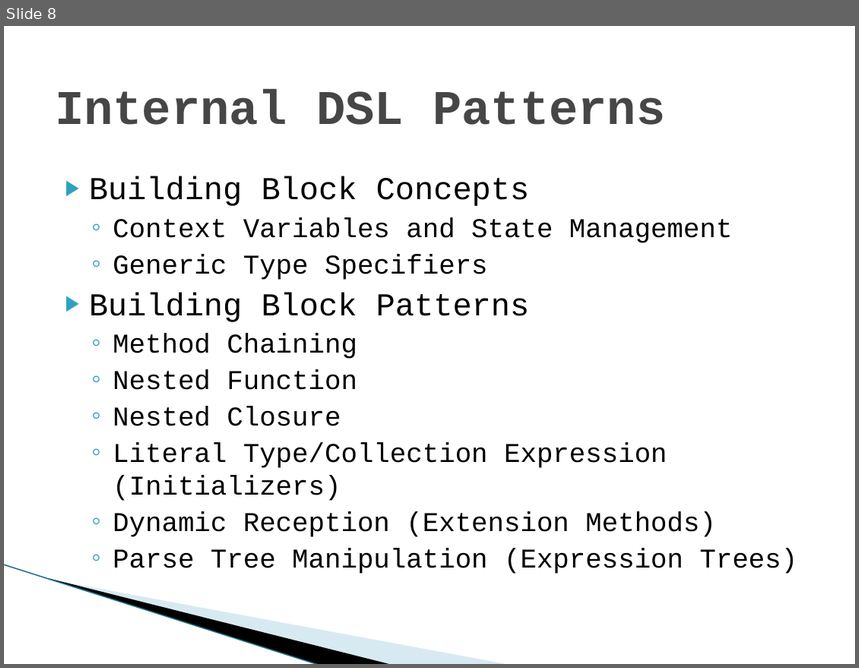
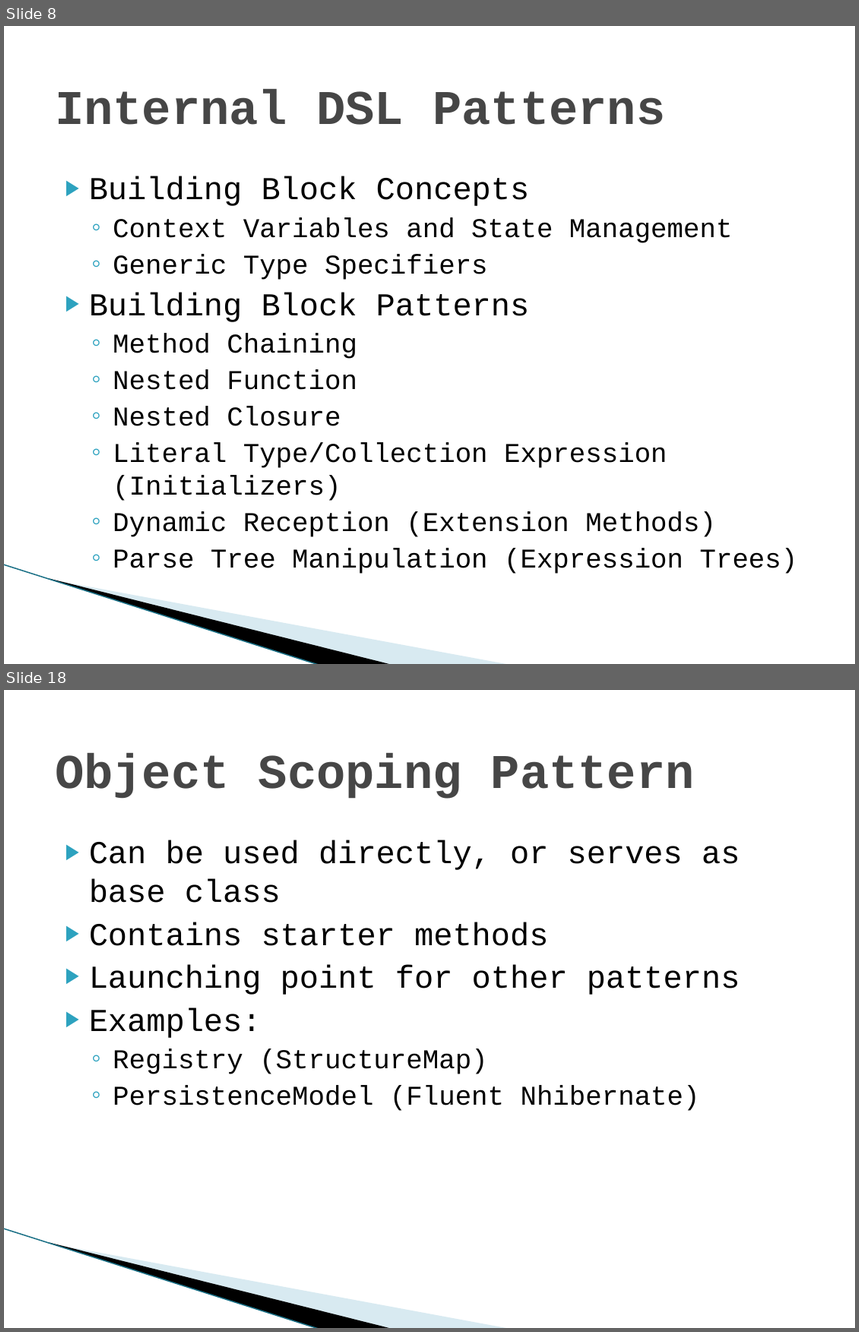
Before and after one commit to diabluchanskyi/pablo, a slide deck: presentations/chadmyers/InternalDSLs/doc/Internal Domain-specific Languages in CSharp.pptx. Shown one above the other, each under a label of ours: slide 8 before the commit, slides 8 and 18 after it; the slides between them are not shown. The pictures are 859x668 and 859x1332 pixels, drawn with LibreOffice and Linux fonts; fonts in the diff are those of the drawing; background and template pictures are left out. Boxes give left, top, right and bottom in pixels: in the first picture for what was removed or moved away, otherwise in the second. Text is boxed around its words. In the diff, an @@ line names an element or a change of style, - is before the commit and + after.

```diff
--- a/presentations/chadmyers/InternalDSLs/doc/Internal Domain-specific Languages in CSharp.pptx
+++ b/presentations/chadmyers/InternalDSLs/doc/Internal Domain-specific Languages in CSharp.pptx
@@ slide 18 added at (4, 690, 855, 1328), background #FFFFFF; not listed: 3 template elements that a slide beside it also shows @@
@@ title added at (55, 753, 695, 799), 41 pt, text #464646, bold @@
+Object Scoping Pattern
@@ text added at (89, 840, 740, 1111), 27 pt, text #000000 @@
+▶ Can be used directly, or serves as base class
+▶ Contains starter methods
+▶ Launching point for other patterns
+▶ Examples:
+  ◦ Registry (StructureMap)
+  ◦ PersistenceModel (Fluent Nhibernate)
```
Also in this commit, not shown: 2 slides changed, 11 other slides added, 11 other files.
